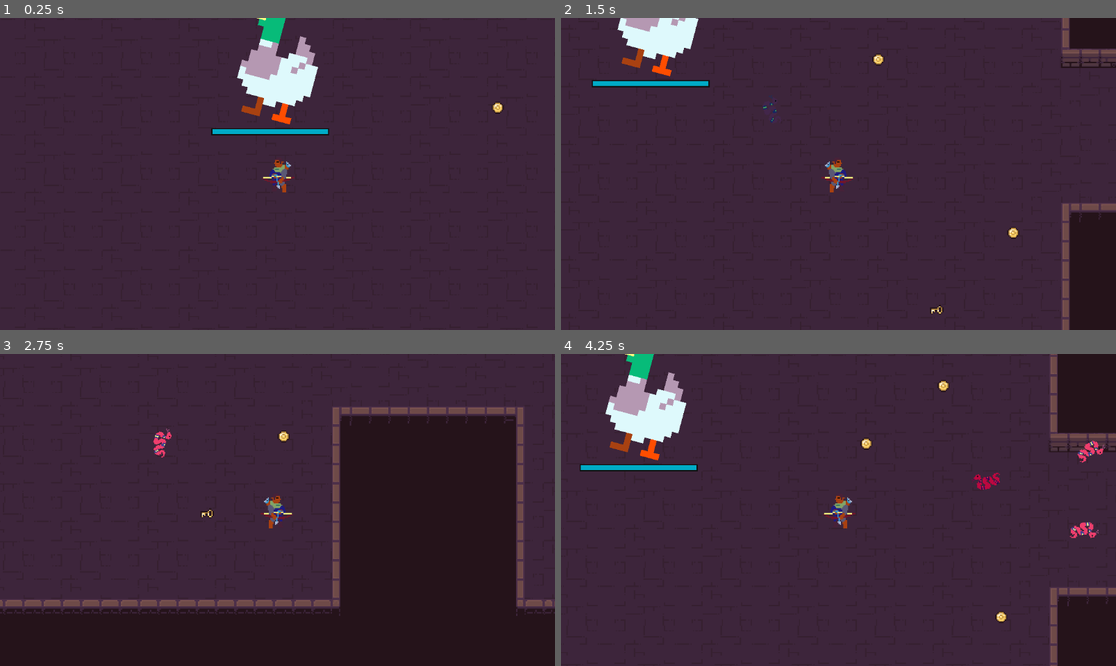
Above: before the commit, frames 1-4 (two rows, left to right).
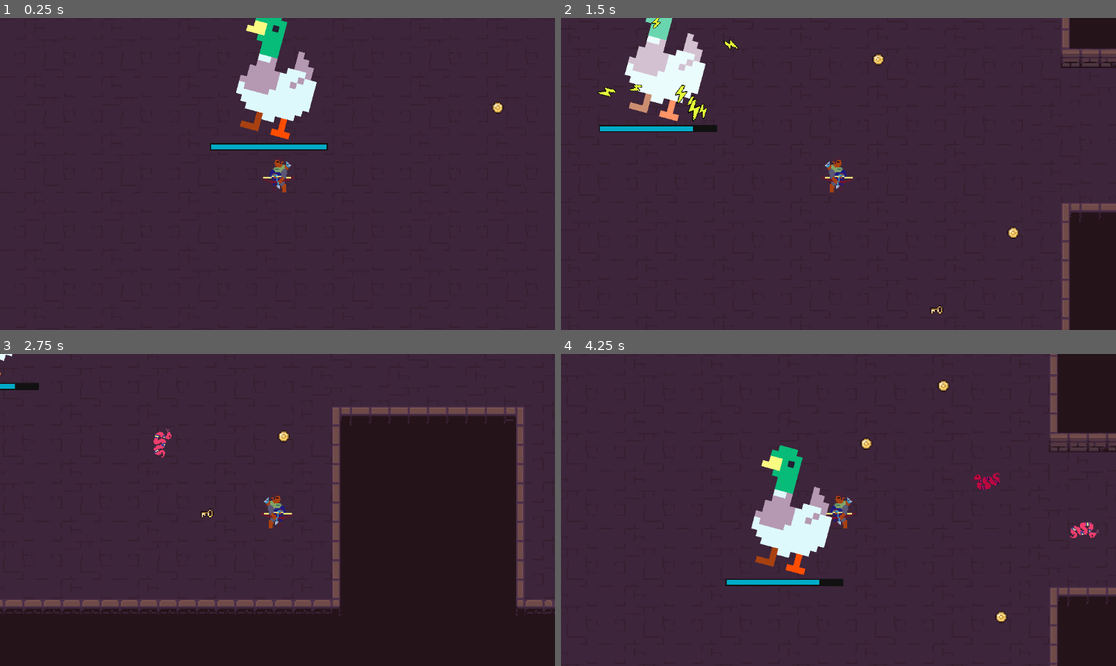
Above: after the commit, the same moments.

Repository: Unlxckyz/Game-of-the-year
Game: Godot game, scene res://scenes/levels/WorldTestes.tscn
Same seed, same stepped clock (60 frames per second), same inputs: the game is played once before the commit and once after it.
Inputs (mouse positions are in pixels of both pictures, inside the frame that each line leads up to):
- Up to frame 1 (0.25 s): no input
- Up to frame 2 (1.5 s): move the mouse to (960, 158) at 0.52 s; press the mouse at (960, 158) at 0.53 s; hold D (right) 0.53-1.28 s; move the mouse to (727, 189) at 1.27 s; release the mouse at (727, 189) at 1.28 s; hold S (down) from 1.28 s (still down); click (727, 189) at 1.35 s
- Up to frame 3 (2.75 s): move the mouse to (333, 441) at 2.02 s; release S (down) at 2.03 s; press the mouse at (333, 441) at 2.03 s; hold D (right) from 2.03 s (still down)
- Up to frame 4 (4.25 s): move the mouse to (810, 572) at 2.77 s; release D (right) at 2.78 s; release the mouse at (810, 572) at 2.78 s; hold W (up) 2.78-3.53 s; click (810, 572) at 2.85 s; move the mouse to (1005, 556) at 3.52 s; press the mouse at (1005, 556) at 3.53 s; hold A (left) from 3.53 s (still down)

The runs differ from the first frame. In frame 1, 3.4% of the frame differs, in the area x 37-60%, y 0-43%; in frame 2, 4.5%; in frame 3, 0.2%; in frame 4, 6.9%, in the area x 3-99%, y 0-75%.

Commit message:
Alguns testes com eletricidade

Diff:
--- /dev/null
+++ b/ElementalEffects/eletric_effect.tscn
@@ -0,0 +1,27 @@
+[gd_scene load_steps=2 format=3 uid="uid://dwurp5opk4do5"]
+
+[ext_resource type="Texture2D" uid="uid://dv63bw561t75h" path="res://spells/scripts/New Piskel.png" id="1_aen5n"]
+
+[node name="EletricEffect" type="CPUParticles2D"]
+scale = Vector2(4, 4)
+amount = 10
+lifetime = 0.4
+speed_scale = 0.5
+explosiveness = 1.0
+fract_delta = false
+texture = ExtResource("1_aen5n")
+particle_flag_align_y = true
+spread = 180.0
+gravity = Vector2(20, 50)
+initial_velocity_min = 20.0
+initial_velocity_max = 40.0
+angular_velocity_min = 200.0
+angular_velocity_max = 720.0
+tangential_accel_max = 100.0
+damping_max = 82.432
+angle_min = 720.0
+angle_max = 720.0
+scale_amount_min = 0.4
+scale_amount_max = 0.8
+hue_variation_min = 1.0
+hue_variation_max = 1.0
--- a/classes/enemy.gd
+++ b/classes/enemy.gd
@@ -1,6 +1,5 @@
 extends Node2D
 class_name Enemy
-
 @export var health : float
 @export var health_bar : HealthBar
 @export var atk : float
@@ -26,6 +25,6 @@
 	pass
 func take_damage(damage):
 	health -= damage
-	if health < 0:
+	if health <= 0:
 		queue_free()
 	health_bar.health = health
--- a/classes/spell.gd
+++ b/classes/spell.gd
@@ -8,18 +8,43 @@
 @export var range: float     # Alcance do feitiço
 @export var mana_cost: int     # Custo de mana
 @export var cooldown_time: float  # Tempo de recarga
-@export var elemental_type: Dictionary = {}
+@export var elemental_type: String
 @export var effect_duration: float  # Duração dos efeitos do feitiço
 @export var has_area_of_effect: bool # Se o feitiço possui área de efeito
 @export var can_pierce: bool    # Se o feitiço pode atravessar inimigos
 @export var knockback_force: float  # Força de empurrão aplicada aos inimigos atingidos
 @export var damage_over_time: int  # Dano por segundo durante a duração do efeito
 @export var heal_amount: int    # Quantidade de vida recuperada se o feitiço for curativo
-
+@onready var eletric_preload = preload("res://ElementalEffects/eletric_effect.tscn")
 func _process(delta: float) -> void:
 	position += direction.normalized() * delta * speed
 func checkColide(body):
 	if body.is_in_group("Enemy"):
 		if body.has_method("take_damage"):
 			body.take_damage(base_damage)
+			if knockback_force:
+				apply_knockback_force(body)
+			body.animation.play("hurt")
+			if elemental_type:
+				aplly_elemental(body,"eletric")
+
+
+			#aqui é adicionado por exemplo efeitos a mais. farei o knockback de exemplo
+
 			queue_free()
+func apply_knockback_force(body):
+	var knockback_direction = (body.global_position - global_position).normalized()
+	body.position += knockback_direction * knockback_force * get_process_delta_time()
+func aplly_elemental(body,elemental):
+	var eletric_effect = eletric_preload.instantiate()
+	if elemental == "eletric":
+		body.speed = 0
+		body.timer.wait_time = effect_duration
+
+		if body.health > 0:
+			eletric_effect.lifetime = effect_duration
+			eletric_effect.position = body.global_position
+			eletric_effect.one_shot = true
+			get_parent().add_child(eletric_effect)
+
+		body.timer.start()
--- a/patinho.gd
+++ b/patinho.gd
@@ -2,8 +2,21 @@
 extends Enemy
 @onready var animation = $AnimationPlayer
 @onready var health_bar_bar = $HealthComponent
-
+@onready var player = get_tree().get_first_node_in_group("Player")
+@onready var timer = $Effect
 
 func _init():
 	health = 50
 	health_bar = health_bar_bar
+	speed = 50
+
+
+func _process(delta):
+	var direction = (player.global_position - global_position).normalized()
+	position += direction * speed * delta
+
+
+
+func _on_effect_timeout() -> void:
+	animation.play("hurt")
+	speed = 50
--- a/player.tscn
+++ b/player.tscn
@@ -3,10 +3,10 @@
 [ext_resource type="Script" path="res://Player.gd" id="1_xltps"]
 [ext_resource type="Texture2D" uid="uid://dabxf2ik5bsud" path="res://assets/32rogues/rogues.png" id="2_sxv5i"]
 
-[node name="Player" type="CharacterBody2D"]
+[node name="Player" type="CharacterBody2D" groups=["Player"]]
 script = ExtResource("1_xltps")
 
-[node name="Rogues" type="Sprite2D" parent="."]
+[node name="Rogues" type="Sprite2D" parent="." groups=["Player"]]
 texture = ExtResource("2_sxv5i")
 region_enabled = true
 region_rect = Rect2(65.7256, 0.344645, 28.2483, 30.4028)
--- a/project.godot
+++ b/project.godot
@@ -22,6 +22,7 @@
 [global_group]
 
 Enemy=""
+Player=""
 
 [input]
 
--- /dev/null
+++ b/scenes/characters/Enemies/hit_blink.gdshader
@@ -0,0 +1,8 @@
+shader_type canvas_item;
+
+uniform float blink_intensity : hint_range(0.0, 1.0) = 0.0;
+
+void fragment() {
+    vec4 tex_color = texture(TEXTURE, UV);
+    COLOR = mix(tex_color, vec4(1.0, 1.0, 1.0, tex_color.a), blink_intensity);
+}
--- a/scenes/characters/Enemies/patinho.tscn
+++ b/scenes/characters/Enemies/patinho.tscn
@@ -1,11 +1,18 @@
-[gd_scene load_steps=9 format=3 uid="uid://n4qduriikbhb"]
+[gd_scene load_steps=13 format=3 uid="uid://n4qduriikbhb"]
 
 [ext_resource type="Script" path="res://patinho.gd" id="1_6mflt"]
+[ext_resource type="Shader" path="res://scenes/characters/Enemies/hit_blink.gdshader" id="1_y7yax"]
 [ext_resource type="Texture2D" uid="uid://bnclh7kff40tp" path="res://assets/32rogues/animals.png" id="2_w8v6p"]
 [ext_resource type="PackedScene" uid="uid://dqwisknycuqg5" path="res://scenes/ui/health_component.tscn" id="3_7m618"]
 
+[sub_resource type="ShaderMaterial" id="ShaderMaterial_owijb"]
+
 [sub_resource type="CircleShape2D" id="CircleShape2D_mw2cg"]
 radius = 41.1096
+
+[sub_resource type="ShaderMaterial" id="ShaderMaterial_mneij"]
+shader = ExtResource("1_y7yax")
+shader_parameter/blink_intensity = 0.0
 
 [sub_resource type="Animation" id="Animation_dmmai"]
 length = 0.001
@@ -20,6 +27,59 @@
 "transitions": PackedFloat32Array(1),
 "update": 0,
 "values": [0.261799]
+}
+tracks/1/type = "value"
+tracks/1/imported = false
+tracks/1/enabled = true
+tracks/1/path = NodePath("Sprite2D:material")
+tracks/1/interp = 1
+tracks/1/loop_wrap = true
+tracks/1/keys = {
+"times": PackedFloat32Array(0),
+"transitions": PackedFloat32Array(1),
+"update": 1,
+"values": [SubResource("ShaderMaterial_mneij")]
+}
+tracks/2/type = "value"
+tracks/2/imported = false
+tracks/2/enabled = true
+tracks/2/path = NodePath("Sprite2D:material:shader_parameter/blink_intensity")
+tracks/2/interp = 1
+tracks/2/loop_wrap = true
+tracks/2/keys = {
+"times": PackedFloat32Array(0),
+"transitions": PackedFloat32Array(1),
+"update": 0,
+"values": [0.0]
+}
+
+[sub_resource type="Animation" id="Animation_q1y0c"]
+resource_name = "hurt"
+length = 1.0001
+step = 1.0
+tracks/0/type = "value"
+tracks/0/imported = false
+tracks/0/enabled = true
+tracks/0/path = NodePath("Sprite2D:material")
+tracks/0/interp = 1
+tracks/0/loop_wrap = true
+tracks/0/keys = {
+"times": PackedFloat32Array(0),
+"transitions": PackedFloat32Array(1),
+"update": 1,
+"values": [SubResource("ShaderMaterial_mneij")]
+}
+tracks/1/type = "value"
+tracks/1/imported = false
+tracks/1/enabled = true
+tracks/1/path = NodePath("Sprite2D:material:shader_parameter/blink_intensity")
+tracks/1/interp = 1
+tracks/1/loop_wrap = true
+tracks/1/keys = {
+"times": PackedFloat32Array(0, 1),
+"transitions": PackedFloat32Array(1, 1),
+"update": 0,
+"values": [1.0, 0.0]
 }
 
 [sub_resource type="Animation" id="Animation_uhgtg"]
@@ -42,6 +102,7 @@
 [sub_resource type="AnimationLibrary" id="AnimationLibrary_vaism"]
 _data = {
 "RESET": SubResource("Animation_dmmai"),
+"hurt": SubResource("Animation_q1y0c"),
 "idle": SubResource("Animation_uhgtg")
 }
 
@@ -49,6 +110,7 @@
 radius = 56.0
 
 [node name="Patinho" type="CharacterBody2D" node_paths=PackedStringArray("health_bar") groups=["Enemy"]]
+material = SubResource("ShaderMaterial_owijb")
 collision_layer = 2
 collision_mask = 2
 motion_mode = 1
@@ -60,6 +122,7 @@
 shape = SubResource("CircleShape2D_mw2cg")
 
 [node name="Sprite2D" type="Sprite2D" parent="."]
+material = SubResource("ShaderMaterial_mneij")
 rotation = 0.261799
 scale = Vector2(5.21429, 5.21429)
 texture = ExtResource("2_w8v6p")
@@ -70,6 +133,8 @@
 libraries = {
 "": SubResource("AnimationLibrary_vaism")
 }
+playback_auto_capture = false
+speed_scale = 4.0
 
 [node name="Area2D" type="Area2D" parent="."]
 
@@ -82,4 +147,7 @@
 offset_left = -62.0
 offset_right = 34.0
 
+[node name="Effect" type="Timer" parent="."]
+
 [connection signal="body_entered" from="Area2D" to="." method="_on_area_2d_body_entered"]
+[connection signal="timeout" from="Effect" to="." method="_on_effect_timeout"]
--- a/spells/eletricidade.tscn
+++ b/spells/eletricidade.tscn
@@ -90,6 +90,4 @@
 "": SubResource("AnimationLibrary_s2rb3")
 }
 
-[node name="Timer" type="Timer" parent="."]
-
 [connection signal="body_entered" from="Animals/Eletric" to="." method="_on_eletric_body_entered"]
--- a/spells/scripts/Eletricidade.gd
+++ b/spells/scripts/Eletricidade.gd
@@ -1,11 +1,14 @@
 extends Spell
+
 
 func _ready():
 	base_damage = 10
 	speed = 100
 	damage_over_time = 5
 	cooldown_time = 1.0
-	knockback_force = 20.0
+	knockback_force = 200.0
+	effect_duration = 0.6
+	elemental_type = "eletric"
 
 
 func _on_eletric_body_entered(body):
Binary file added: spells/scripts/New Piskel (1).png
Not shown, added: spells/scripts/New Piskel (1).png.import
Binary file added: spells/scripts/New Piskel.png
Not shown, added: spells/scripts/New Piskel.png.import
